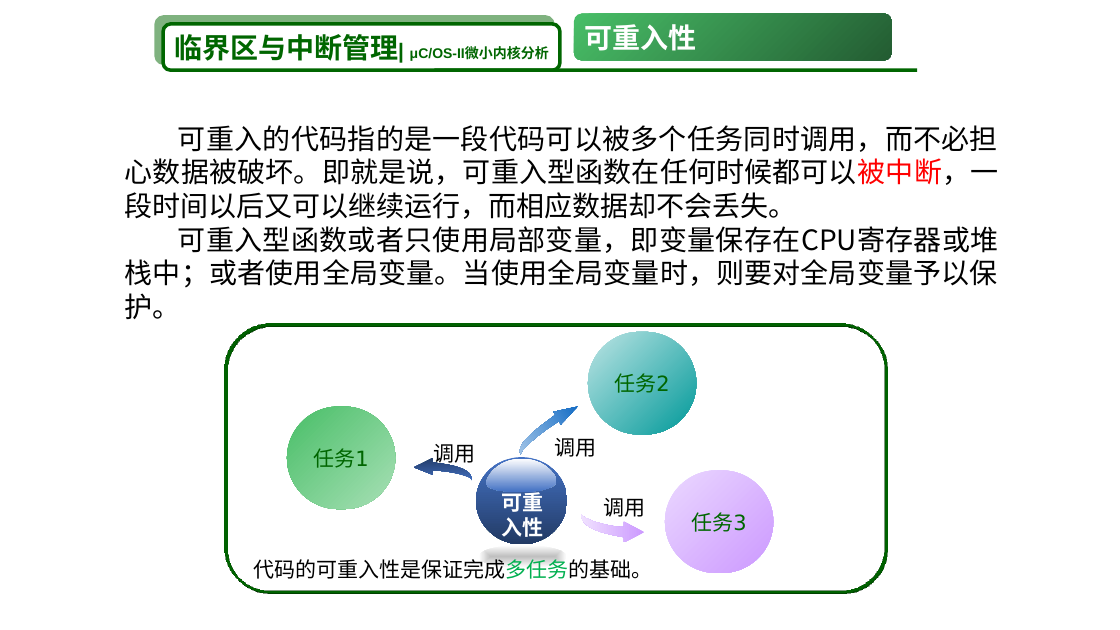
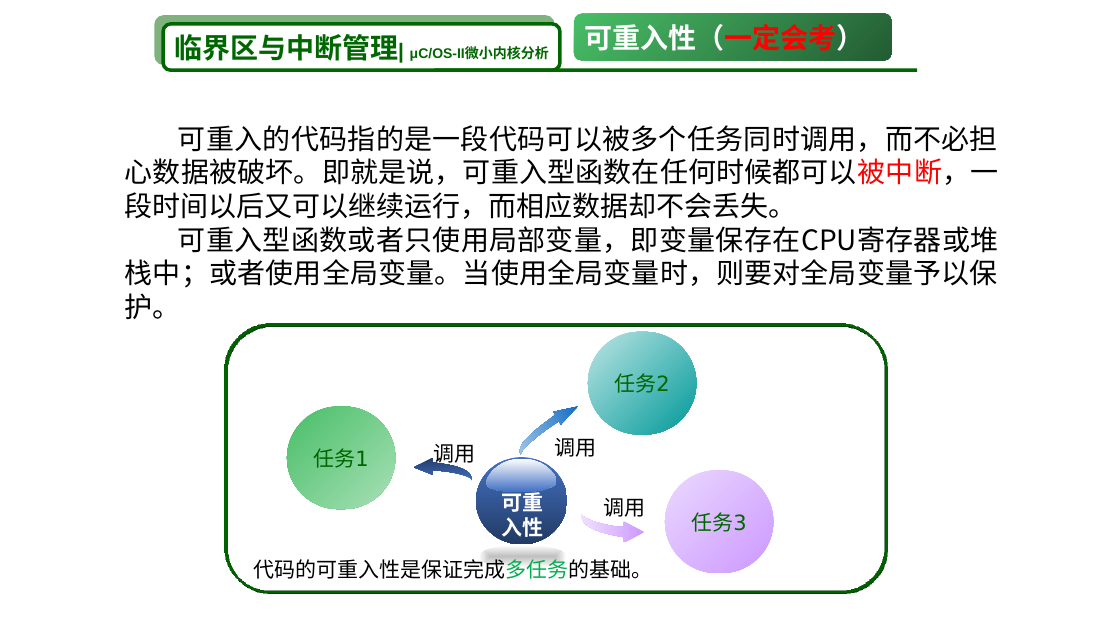
Before and after one commit to YMYMYMYMY/Qianrushi, a slide deck: slide 179 of 精简版.pptx. Drawn at 1120x630 pixels with LibreOffice and Linux fonts; fonts in the diff are those of the drawing. Boxes give left, top, right and bottom in pixels: in the first picture for what was removed or moved away, otherwise in the second. Text is boxed around its words. In the diff, an @@ line names an element or a change of style, - is before the commit and + after.

```diff
--- a/精简版.pptx
+++ b/精简版.pptx
@@ text in rounded rectangle at (x1=585, y1=20, x2=865, y2=56): text changed @@
-可重入性
+可重入性（一定会考）
```
Also in this commit, not shown: 13 other slides changed, 2 slides added, 1 slide removed, 2 other files.
